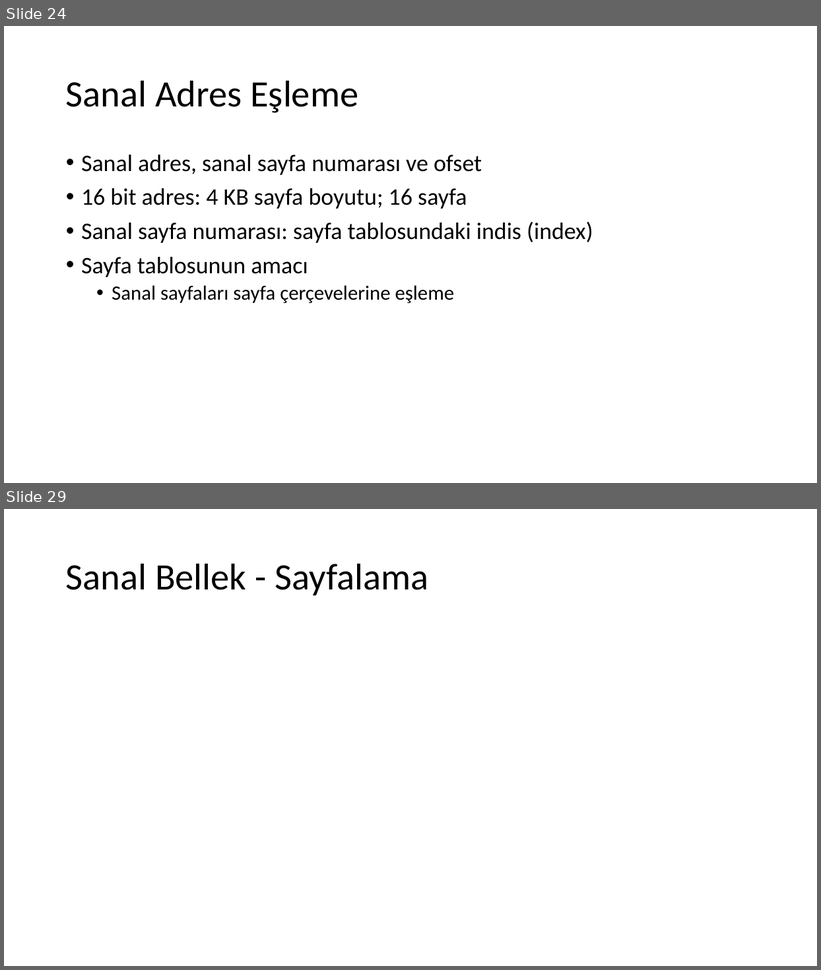
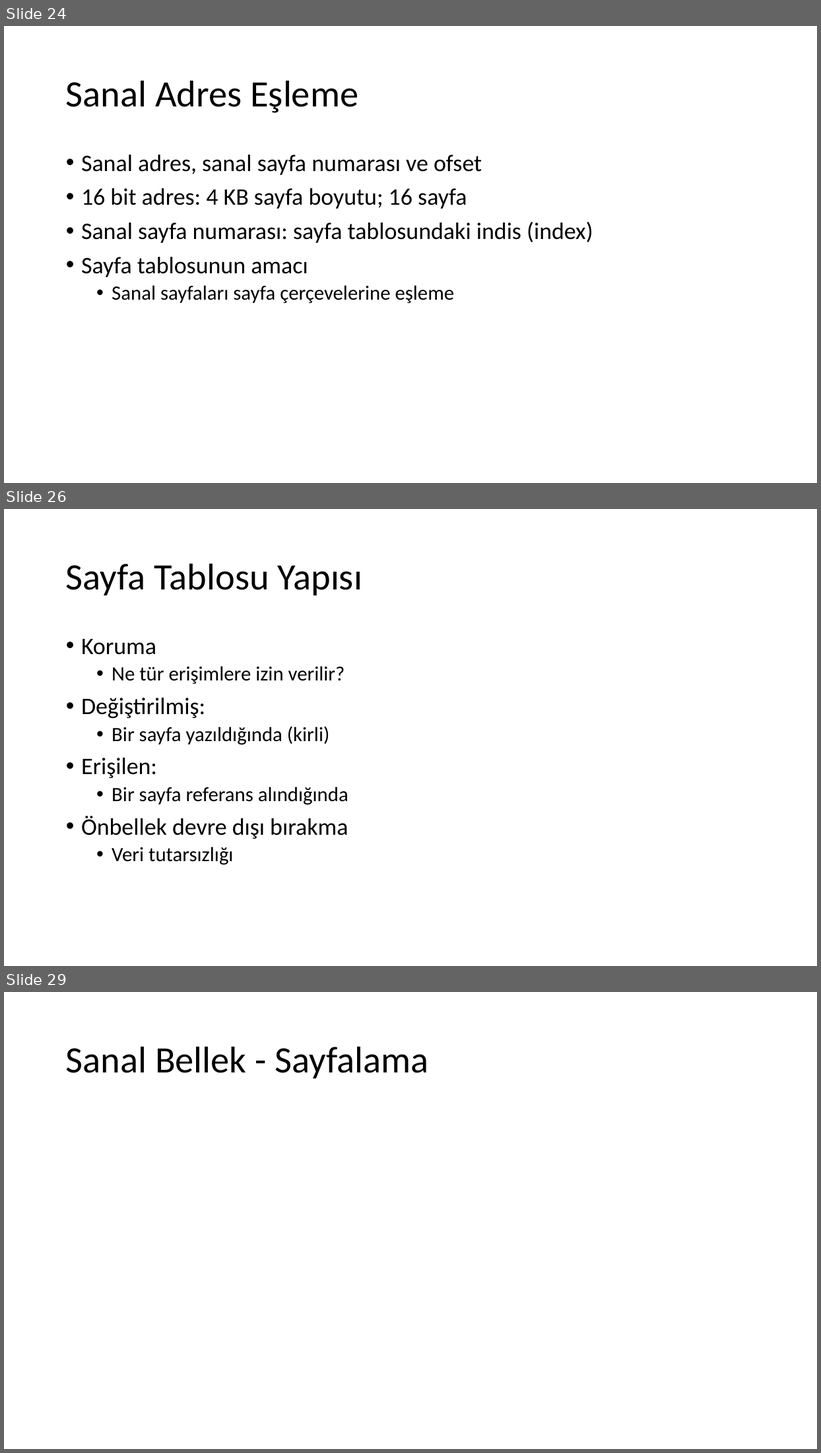
Before and after one commit to sercankulcu/sercankulcu.github.io, a slide deck: files/os/3_Bolum_3_Bellek.pptx. Shown one above the other, each under a label of ours: slides 24 and 29 before the commit, slides 24, 26 and 29 after it; the slides between them are not shown. The pictures are 821x970 and 821x1453 pixels, drawn with LibreOffice and Linux fonts; fonts in the diff are those of the drawing. Boxes give left, top, right and bottom in pixels: in the first picture for what was removed or moved away, otherwise in the second. Text is boxed around its words. In the diff, an @@ line names an element or a change of style, - is before the commit and + after.

```diff
--- a/files/os/3_Bolum_3_Bellek.pptx
+++ b/files/os/3_Bolum_3_Bellek.pptx
@@ slide 26 added at [4,509,817,966], background #FFFFFF @@
@@ title added at [66,563,362,595], 44 pt, text #000000 @@
+Sayfa Tablosu Yapısı
@@ text added at [81,639,349,865], 24 pt, text #000000 @@
+• Koruma
+  • Ne tür erişimlere izin verilir?
+• Değiştirilmiş:
+  • Bir sayfa yazıldığında (kirli)
+• Erişilen:
+  • Bir sayfa referans alındığında
+• Önbellek devre dışı bırakma
+  • Veri tutarsızlığı
```
Also in this commit, not shown: 2 slides changed, 1 other slide added, 2 slides removed.
